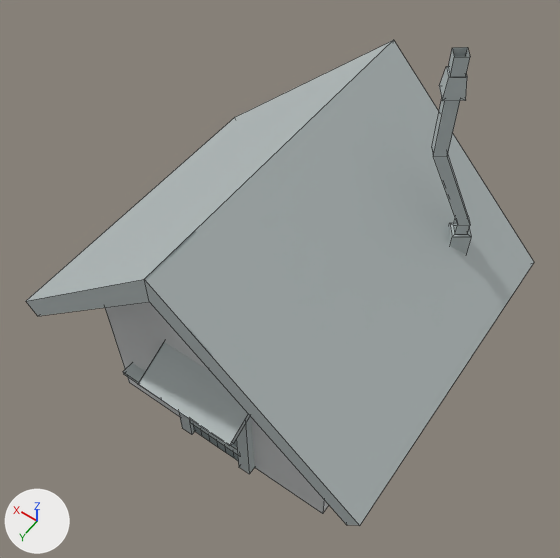
An edit to the FBX model Stays/Assets/Models/S2_Models/鄉間小屋_4.fbx, drawn before and after from the same camera.
Before and after are seen from a 50 mm lens placed at (-0.157, 0.217, 0.446), pointed at (-0.006, 0.006, 0.115). Lighting does not change. The marker at lower left points along +X, +Y and +Z. Mesh edges are drawn as thin lines. Where no turn or scale is listed for an object, it has been applied to the vertices.
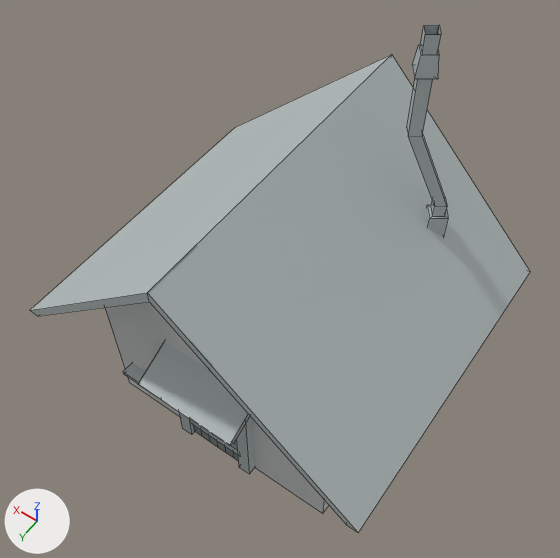
Where the change shows, as pixel boxes [x1, y1, x2, y2] in the pictures (560 x 558 px; the box of a moved part takes in the faces that stretch with it):
'pCube7', reshaped: before [26, 40, 534, 526]; after [30, 25, 530, 532]
part 1 of me_mesh, moved or reshaped: before [432, 47, 471, 255]; after [407, 25, 448, 237]
part 2 of me_mesh, moved or reshaped: before [26, 40, 534, 526]; after [30, 54, 530, 532]

Diff of the bpy script that builds the scene:
```diff
--- a/Stays/Assets/Models/S2_Models/鄉間小屋_4.fbx.py
+++ b/Stays/Assets/Models/S2_Models/鄉間小屋_4.fbx.py
@@ me_mesh @@
 me_mesh.from_pydata(...)  # 135 vertices, 98 faces; spans x -0.111..0.111, y -0.099..0.099, z -0.124..0.124
 # used by ob_pcube7; location = (0.0, -0.0077, 0.1237)
 # before: 123 (0.111, -0.096, -0.03) at pixel (234, 117), 124 (0.0, -0.099, 0.075) at pixel (393, 39), 126 (0.111, 0.096, -0.03) at pixel (25, 301), 128 (0.0, 0.099, 0.075) at pixel (144, 279), 130 (-0.111, -0.096, -0.03) at pixel (534, 262)
 # before: 132 (-0.111, 0.096, -0.03) at pixel (359, 525)
+# me_mesh part 1: the loose piece of 40 vertices spanning x -0.082..-0.051, y -0.063..-0.037, z -0.004..0.124 is moved by (0.015, 0.0, 0.005)
+# me_mesh part 2
+for i in [123, 124, 126, 128, 130, 132]: me_mesh.vertices[i].co += Vector((0.0, 0.0, -0.009))
 me_mesh.materials.append(mat_lambert2)
```
